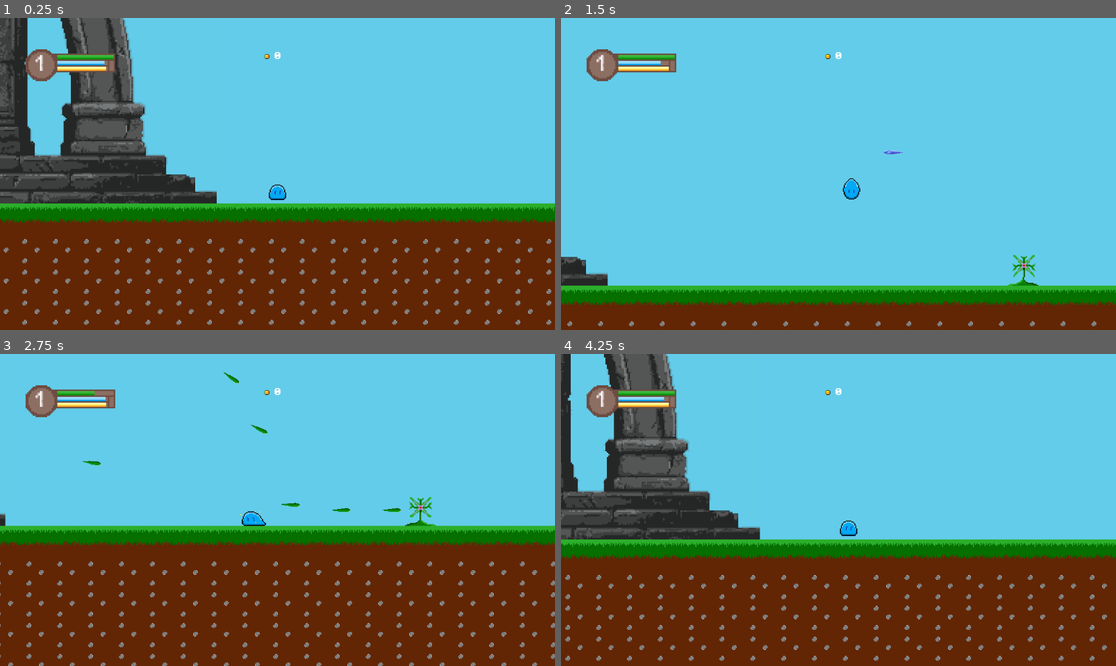
Above: before the commit, frames 1-4 (two rows, left to right).
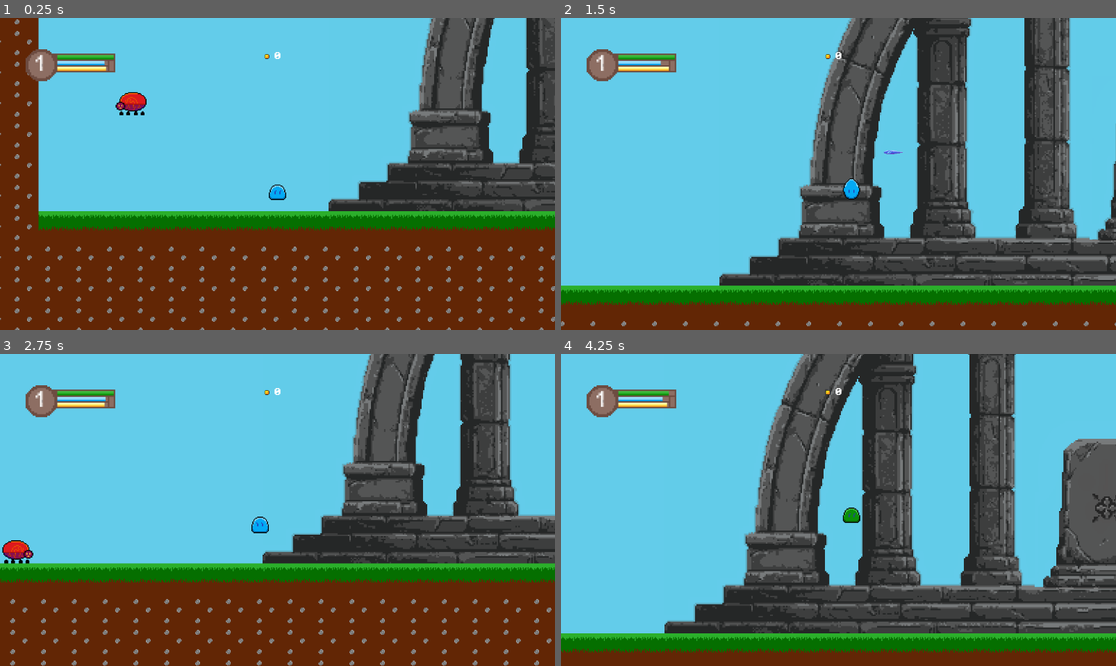
Above: after the commit, the same moments.

Repository: HEX-nova/Elegy-of-Ascension
Game: Godot game, scene res://Scenes/Tutorial.tscn
Two runs of this game, one before a commit and one after it. Both use one fixed random seed, a clock stepped at 60 frames per second and the inputs below.
Inputs (mouse positions are in pixels of both pictures, inside the frame that each line leads up to):
- Up to frame 1 (0.25 s): no input
- Up to frame 2 (1.5 s): tap Enter (ui_accept) at 0.5, 0.77 s; move the mouse to (960, 158) at 0.52 s; press the mouse at (960, 158) at 0.53 s; hold Right (ui_right) from 0.53 s (still down); move the mouse to (727, 189) at 1.27 s; release the mouse at (727, 189) at 1.28 s; right-click (727, 189) at 1.35 s
- Up to frame 3 (2.75 s): tap Enter (ui_accept) at 1.52 s; move the mouse to (333, 441) at 2.02 s; release Right (ui_right) at 2.03 s; hold Left (ui_left) from 2.03 s (still down); hold Shift (Sprint) from 2.03 s (still down)
- Up to frame 4 (4.25 s): move the mouse to (810, 572) at 2.77 s; release Left (ui_left) at 2.78 s; release Shift (Sprint) at 2.78 s; hold Right (ui_right) from 2.78 s (still down); click (810, 572) at 2.85 s; tap Enter (ui_accept) at 3.02, 3.77 s; move the mouse to (1005, 556) at 3.52 s; right-click (1005, 556) at 3.6 s

The runs differ from the first frame. In frame 1, 37% of the frame differs, in the area x 0-100%, y 0-100%; in frame 2, 34%; in frame 3, 34%; in frame 4, 68%, in the area x 0-100%, y 0-99%.

Commit message:
worked on few minor details about the cinderbug

Diff:
--- a/Scenes/Tutorial.tscn
+++ b/Scenes/Tutorial.tscn
@@ -10,6 +10,7 @@
 [ext_resource type="PackedScene" uid="uid://4jwx264gmljw" path="res://Scenes/shrine.tscn" id="8_vv0ms"]
 [ext_resource type="PackedScene" uid="uid://6g25ut6a8m81" path="res://Scenes/bumble.tscn" id="9_hxa32"]
 [ext_resource type="PackedScene" uid="uid://shlyiefhal5i" path="res://Scenes/thornspitter.tscn" id="10_dlght"]
+[ext_resource type="PackedScene" uid="uid://cr8xabaqjefba" path="res://Scenes/cinderbug.tscn" id="11_8i65c"]
 
 [node name="Node2D" type="Node2D" unique_id=117963092]
 
@@ -17,7 +18,7 @@
 layer_0/tile_data = PackedInt32Array(65525, 1, 0, 65526, 1, 0, 65527, 1, 0, 131064, 1, 0, 131065, 1, 0, 131066, 1, 0, 1 …(89869 unchanged characters)…
 
 [node name="CharacterBody2D" parent="." unique_id=1420195861 instance=ExtResource("2_uo1fs")]
-position = Vector2(464, -1072)
+position = Vector2(-552, -1080)
 
 [node name="Area2D" parent="." unique_id=842632809 instance=ExtResource("3_uo1fs")]
 position = Vector2(-248, 7)
@@ -150,6 +151,9 @@
 [node name="Thornspitter" parent="." unique_id=1508775770 instance=ExtResource("10_dlght")]
 position = Vector2(832, -1040)
 
+[node name="Cinderbug" parent="." unique_id=1910152083 instance=ExtResource("11_8i65c")]
+position = Vector2(-704, -1168)
+
 [editable path="Practice Target"]
 [editable path="Practice Target2"]
 [editable path="Practice Target3"]
--- a/Scenes/bumble.tscn
+++ b/Scenes/bumble.tscn
@@ -59,7 +59,7 @@
 
 [node name="Bumble" type="StaticBody2D" unique_id=1976387197 groups=["Enemy"]]
 collision_layer = 8
-collision_mask = 143
+collision_mask = 127
 script = ExtResource("1_brush")
 
 [node name="AnimatedSprite2D" type="AnimatedSprite2D" parent="." unique_id=348798300]
--- a/Scenes/cinderbug.tscn
+++ b/Scenes/cinderbug.tscn
@@ -1,29 +1,47 @@
 [gd_scene format=3 uid="uid://cr8xabaqjefba"]
 
-[ext_resource type="Texture2D" uid="uid://0ttkmxwbyssd" path="res://Sprites/Cinderbug.png" id="1_st25q"]
+[ext_resource type="Texture2D" uid="uid://bjd750sgd6mqv" path="res://Sprites/Cinderbug-sheet.png" id="1_3dux3"]
+[ext_resource type="Script" uid="uid://c4nmpo8jpc42q" path="res://Scripts/cinderbug.gd" id="1_cfc6s"]
+[ext_resource type="PackedScene" uid="uid://4o6ka6gb6nch" path="res://Scenes/EnemyStatsComponent.tscn" id="2_cfc6s"]
 
-[sub_resource type="AtlasTexture" id="AtlasTexture_3dux3"]
-atlas = ExtResource("1_st25q")
+[sub_resource type="AtlasTexture" id="AtlasTexture_cfbg7"]
+atlas = ExtResource("1_3dux3")
 region = Rect2(0, 0, 32, 32)
+
+[sub_resource type="AtlasTexture" id="AtlasTexture_ja4nx"]
+atlas = ExtResource("1_3dux3")
+region = Rect2(32, 0, 32, 32)
 
 [sub_resource type="SpriteFrames" id="SpriteFrames_cfc6s"]
 animations = [{
 "frames": [{
 "duration": 1.0,
-"texture": SubResource("AtlasTexture_3dux3")
+"texture": SubResource("AtlasTexture_cfbg7")
+}, {
+"duration": 1.0,
+"texture": SubResource("AtlasTexture_ja4nx")
 }],
 "loop": true,
 "name": &"default",
 "speed": 5.0
 }]
 
-[sub_resource type="CircleShape2D" id="CircleShape2D_cfbg7"]
-radius = 17.029387
+[sub_resource type="RectangleShape2D" id="RectangleShape2D_cfc6s"]
+size = Vector2(32, 24)
 
-[node name="Cinderbug" type="CharacterBody2D" unique_id=1910152083]
+[node name="Cinderbug" type="CharacterBody2D" unique_id=1910152083 groups=["Enemy"]]
+collision_layer = 8
+collision_mask = 119
+script = ExtResource("1_cfc6s")
 
 [node name="AnimatedSprite2D" type="AnimatedSprite2D" parent="." unique_id=205564152]
 sprite_frames = SubResource("SpriteFrames_cfc6s")
+frame_progress = 0.77208894
 
 [node name="CollisionShape2D" type="CollisionShape2D" parent="." unique_id=1732113996]
-shape = SubResource("CircleShape2D_cfbg7")
+position = Vector2(0, 4)
+shape = SubResource("RectangleShape2D_cfc6s")
+
+[node name="EnemyStatsComponent" parent="." unique_id=1023043979 groups=["Enemy"] instance=ExtResource("2_cfc6s")]
+element_type = 3
+enemy_name = "Cinderbug"
--- a/Scenes/thornspitter.tscn
+++ b/Scenes/thornspitter.tscn
@@ -76,7 +76,7 @@
 
 [node name="Thornspitter" type="StaticBody2D" unique_id=1508775770 groups=["Enemy"]]
 collision_layer = 8
-collision_mask = 147
+collision_mask = 255
 script = ExtResource("1_nf2m6")
 
 [node name="AnimatedSprite2D" type="AnimatedSprite2D" parent="." unique_id=101912290]
--- /dev/null
+++ b/Scripts/cinderbug.gd
@@ -0,0 +1,25 @@
+extends CharacterBody2D
+
+@export var speed : float = 50.0
+var direction : int = -1
+@onready var sprite = $AnimatedSprite2D
+
+func _ready() -> void:
+	sprite.play("default")
+
+func _physics_process(delta: float) -> void:
+	if speed or direction == null :
+		pass
+	# Gravity
+	if not is_on_floor():
+		velocity += get_gravity() * delta
+	# Walk logic
+	if is_on_floor():
+		velocity.x = speed * direction
+	# THE FIX: Wall bounce logic
+	if is_on_wall():
+		direction *= -1
+		# Force the velocity change IMMEDIATELY so it moves away next frame
+		velocity.x = speed * direction
+		sprite.flip_h = (direction == 1)
+	move_and_slide()
--- a/Scripts/thornspitter.gd
+++ b/Scripts/thornspitter.gd
@@ -1,7 +1,7 @@
 extends StaticBody2D
 
 # --- SETTINGS ---
-@export var fire_rate: float = 0.1
+@export var fire_rate: float = 1.0
 @export var thorn_speed: float = 450.0
 @export var thorn_scene: PackedScene = preload("res://Scenes/thorn.tscn") # Make sure to save your Thorn scene here!
 
Not shown, added: Scripts/cinderbug.gd.uid
Binary file added: Sprites/Cinderbug-sheet.png
Not shown, added: Sprites/Cinderbug-sheet.png.import
